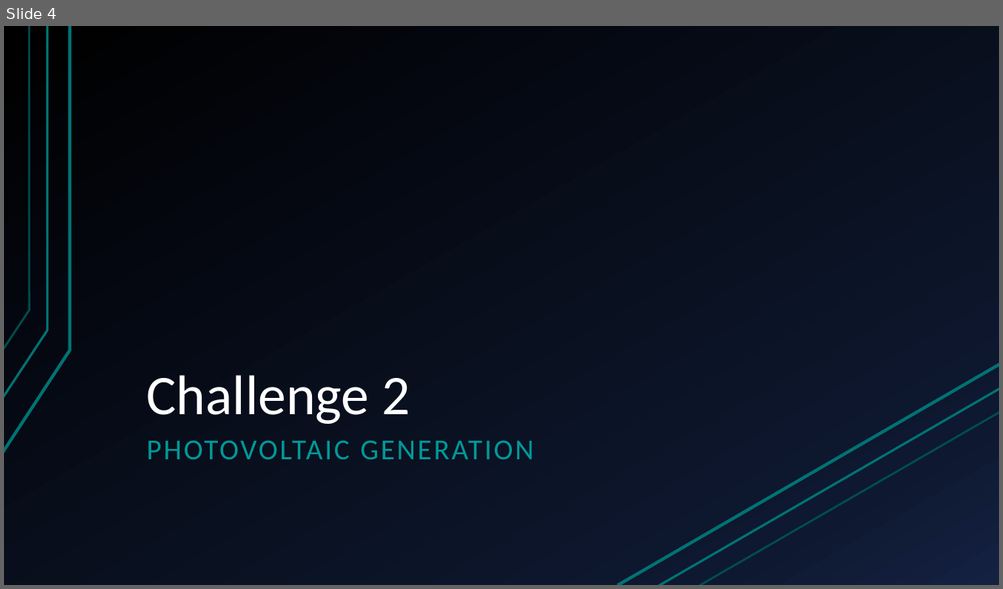
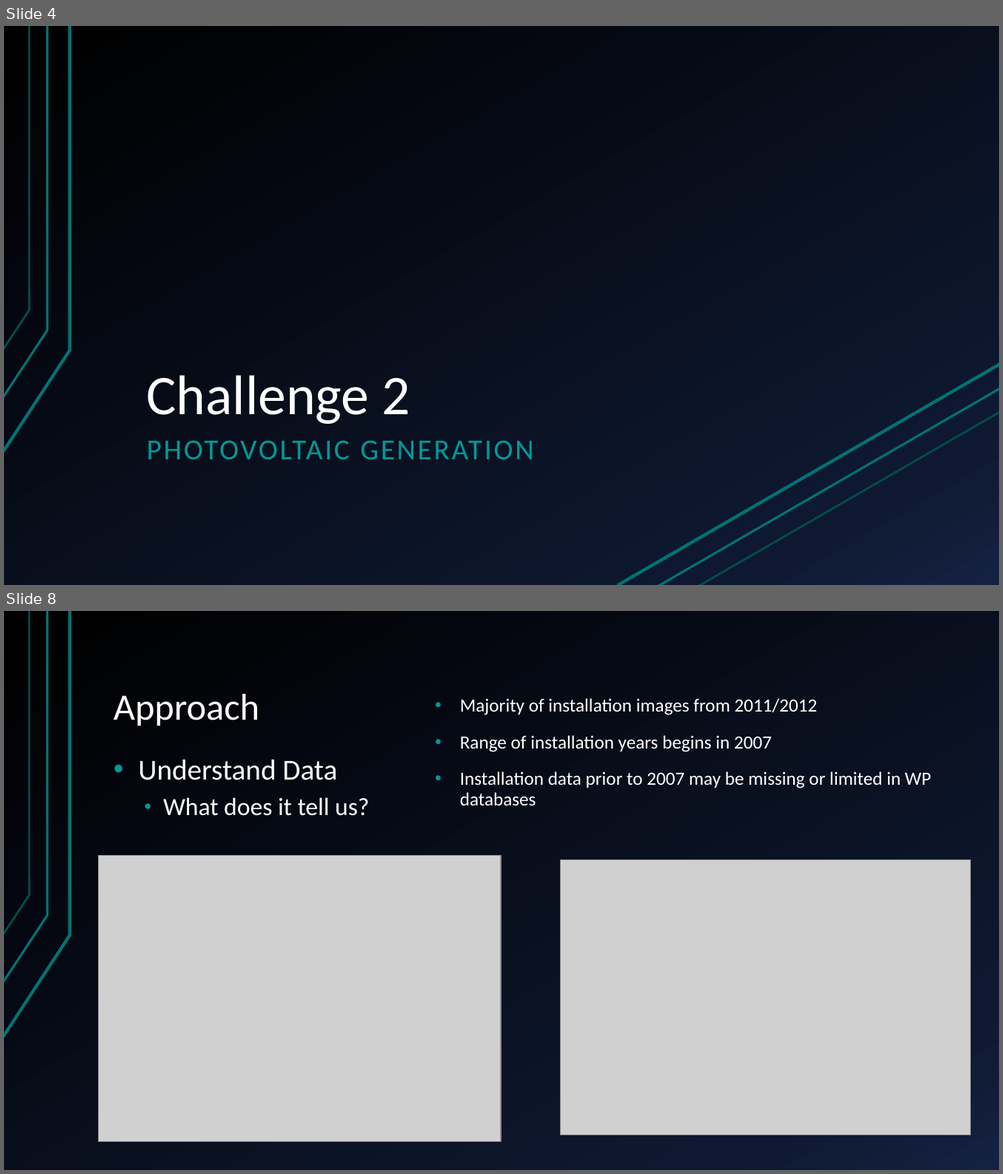
Before and after one commit to sofiary/teamunicornn, a slide deck: Western Power Hack-a-Gig Presentation.pptx. Shown one above the other, each under a label of ours: slide 4 before the commit, slides 4 and 8 after it; the slides between them are not shown. The pictures are 1003x589 and 1003x1174 pixels, drawn with LibreOffice and Linux fonts; fonts in the diff are those of the drawing; grey boxes stand for pictures. Boxes give left, top, right and bottom in pixels: in the first picture for what was removed or moved away, otherwise in the second. Text is boxed around its words. In the diff, an @@ line names an element or a change of style, - is before the commit and + after.

```diff
--- a/Western Power Hack-a-Gig Presentation.pptx
+++ b/Western Power Hack-a-Gig Presentation.pptx
@@ slide 8 added at (4,611,999,1170), background gradient #000000 to #0F1931 to #142242; not listed: 3 template elements that a slide beside it also shows @@
@@ title added at (114,694,259,726), 36 pt, text #FFFFFF @@
+Approach
@@ text added at (460,698,930,806), 18 pt, text #FFFFFF @@
+• Majority of installation images from 2011/2012
+• Range of installation years begins in 2007
+• Installation data prior to 2007 may be missing or limited in WP databases
@@ text added at (138,759,369,816), 24 pt, text #FFFFFF @@
+• Understand Data
+  • What does it tell us?
@@ picture added at (98,856,501,1142) @@
@@ picture added at (560,860,970,1136) @@
```
Also in this commit, not shown: 1 slide changed, 8 other slides added, 1 slide removed, 1 other file.
